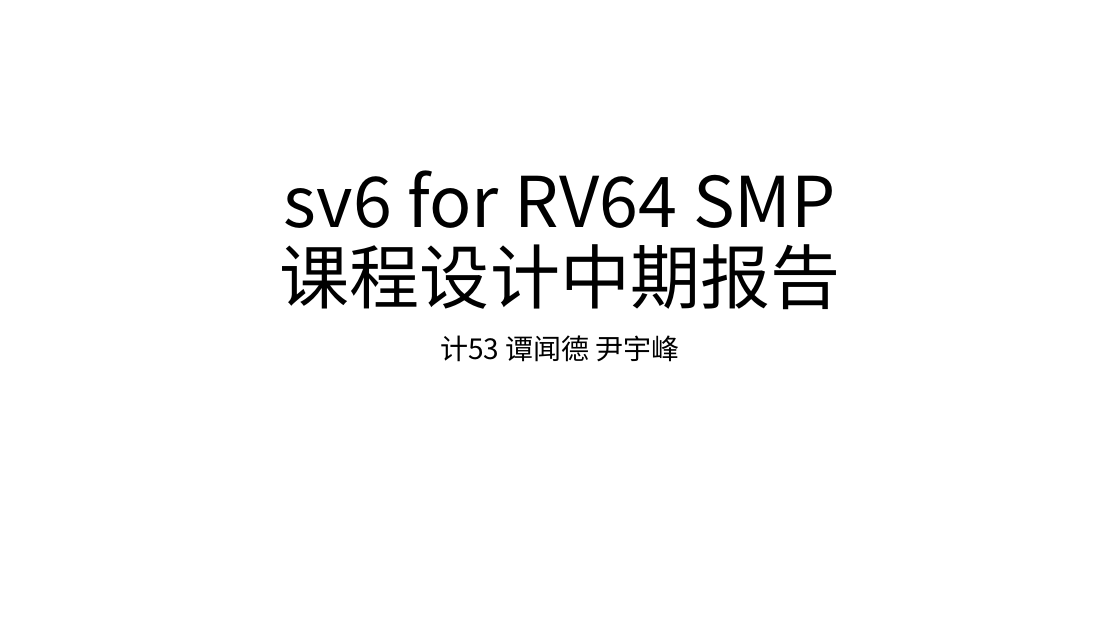
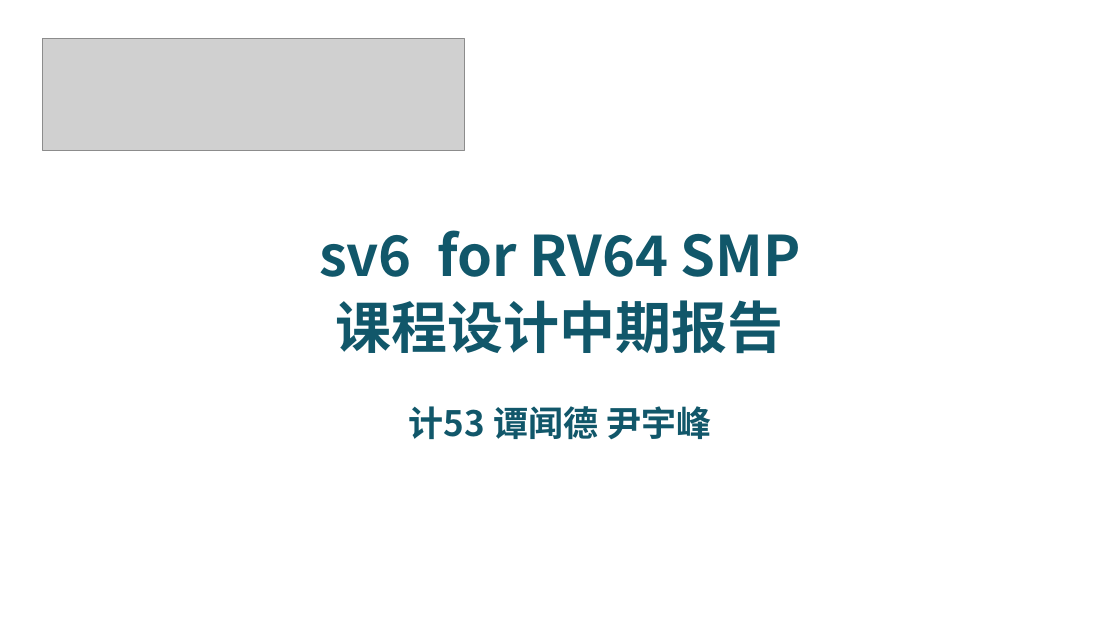
Before and after one commit to riscv-labs/OS2018spring-projects-g06, a slide deck: slide 1 of mid_report.pptx. Drawn at 1120x630 pixels with LibreOffice and Linux fonts; fonts in the diff are those of the drawing; grey boxes stand for pictures; background and template pictures are left out. Boxes give left, top, right and bottom in pixels: in the first picture for what was removed or moved away, otherwise in the second. Text is boxed around its words. In the diff, an @@ line names an element or a change of style, - is before the commit and + after.

```diff
--- a/mid_report.pptx
+++ b/mid_report.pptx
@@ picture added at [43, 39, 465, 150] @@
@@ title "sv6 for RV64 SMP 课程设计中期报告": place and size @@
-title "sv6 for RV64 SMP 课程设计中期报告" at [280, 170, 840, 310]
+title "sv6 for RV64 SMP 课程设计中期报告" at [319, 230, 801, 354]
@@ title "sv6 for RV64 SMP 课程设计中期报告" at [319, 230, 801, 354]: size 60 to 48 pt, text colour #000000 to #11576A, bold on @@
@@ subtitle "计53 谭闻德 尹宇峰": place and size @@
-subtitle "计53 谭闻德 尹宇峰" at [440, 335, 680, 362]
+subtitle "计53 谭闻德 尹宇峰" at [409, 406, 711, 439]
@@ subtitle "计53 谭闻德 尹宇峰" at [409, 406, 711, 439]: size 24 to 30 pt, text colour #000000 to #11576A, bold on @@
```
Also in this commit, not shown: 19 other slides changed, 1 slide removed, 1 other file.
